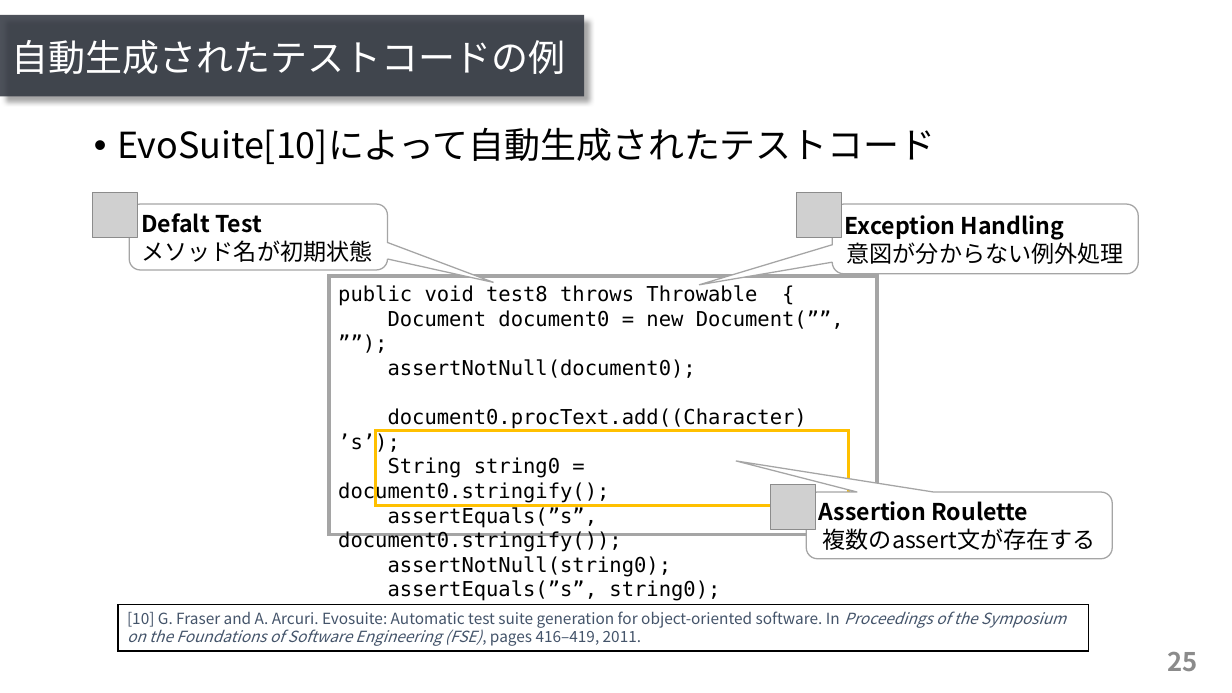
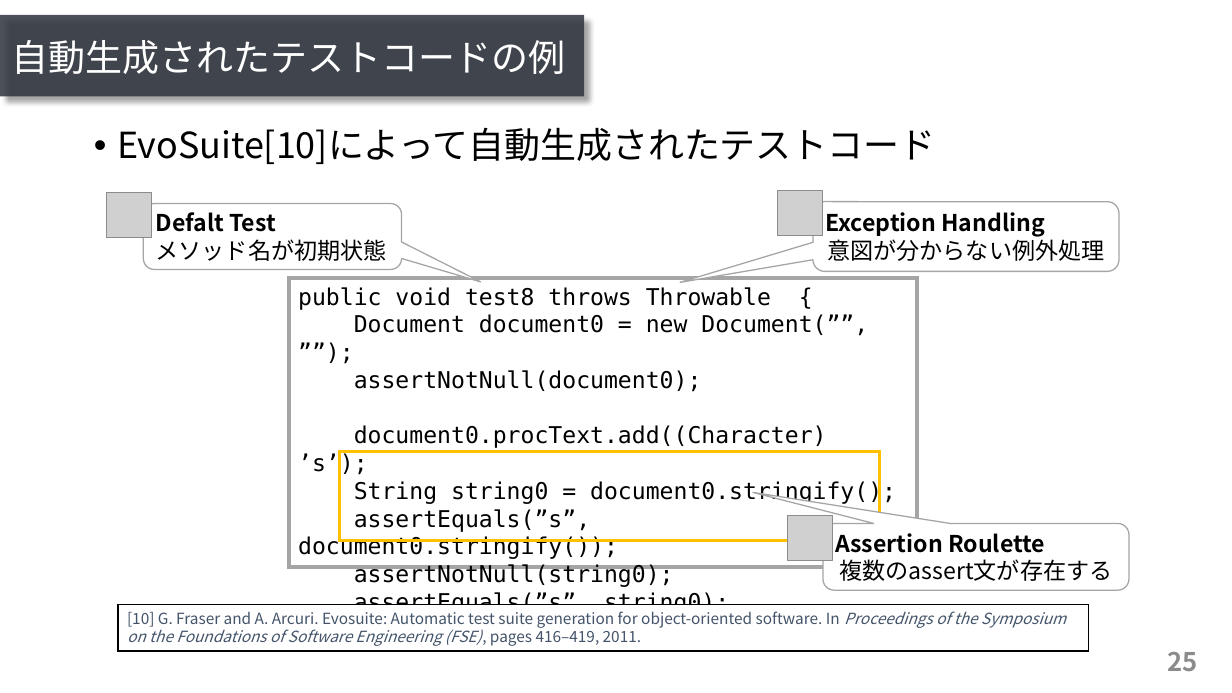
Before and after one commit to ryosuke-ku/mthesis2020-pre, a slide deck: slide 25 of presentation_kurachi.pptx. Drawn at 1232x693 pixels with LibreOffice and Linux fonts; fonts in the diff are those of the drawing; grey boxes stand for pictures. Boxes give left, top, right and bottom in pixels: in the first picture for what was removed or moved away, otherwise in the second. Text is boxed around its words. In the diff, an @@ line names an element or a change of style, - is before the commit and + after.

Commit message:
add

```diff
--- a/presentation_kurachi.pptx
+++ b/presentation_kurachi.pptx
@@ picture moved from (x1=92, y1=193, x2=138, y2=238) to (x1=106, y1=192, x2=152, y2=238) @@
@@ rounded speech box "Defalt Test" moved from (x1=129, y1=204, x2=388, y2=270) to (x1=143, y1=203, x2=402, y2=269) @@
@@ rounded speech box "Defalt Test" at (x1=143, y1=203, x2=402, y2=269): proportions changed @@
@@ picture moved from (x1=797, y1=193, x2=842, y2=238) to (x1=777, y1=190, x2=823, y2=236) @@
@@ rounded speech box "Exception Handling" moved from (x1=833, y1=204, x2=1139, y2=274) to (x1=813, y1=201, x2=1119, y2=271) @@
@@ rectangle "public void test8 throws Throwable ..." resized from (x1=329, y1=276, x2=877, y2=534) to (x1=289, y1=277, x2=918, y2=567) @@
@@ rectangle "public void test8 throws Throwable ..." at (x1=289, y1=277, x2=918, y2=567): size 16 to 18 pt @@
@@ rectangle resized from (x1=375, y1=431, x2=848, y2=506) to (x1=339, y1=451, x2=880, y2=540) @@
@@ picture moved from (x1=771, y1=484, x2=816, y2=530) to (x1=787, y1=516, x2=833, y2=561) @@
@@ rounded speech box "Assertion Roulette" moved from (x1=807, y1=493, x2=1113, y2=559) to (x1=823, y1=524, x2=1129, y2=591) @@
```
